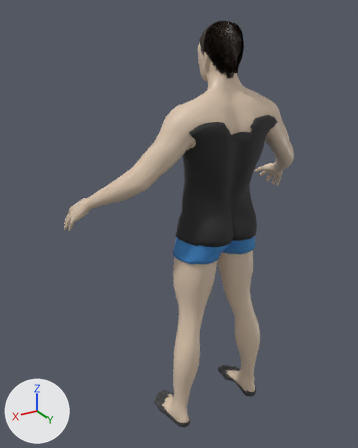
Two versions of the FBX model RexMagnum/Unity/Assets/RexMagnum/Characters/Guests/Dwayne.fbx, one commit apart.
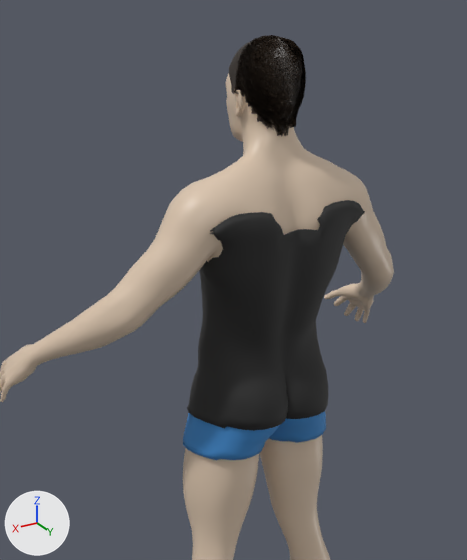
There are two pictures of each version: one whole from a 50 mm camera at (1.39, 1.89, 2.2) aimed at (0.1, -0.26, 1.13), one close up on the part from 19% to 94% of the width and 0% to 72% of the height. Arrows for +X, +Y and +Z are at lower left; the lights stay in place. The older version's two pictures come first.

Before the edit, the objects in view are built like this:
```python
me_base = bpy.data.meshes.new('base')
me_base.from_pydata(...)  # 13380 vertices, 13378 faces; spans x -0.7..0.7, y -0.47..0.11, z 0.0..2.15
me_base.materials.append(mat_dwayne_skin)  # beige #ddc7af
me_dwayne_bottom_001 = bpy.data.meshes.new('Dwayne_Bottom.001')
me_dwayne_bottom_001.from_pydata(...)  # 806 vertices, 808 faces; spans x -0.24..0.24, y -0.169..0.12, z 1.034..1.211
me_dwayne_bottom_001.materials.append(mat_dwayne_bottom)  # blue #3f89cb
me_dwayne_top_001 = bpy.data.meshes.new('Dwayne_Top.001')
me_dwayne_top_001.from_pydata(...)  # 2732 vertices, 2732 faces; spans x -0.251..0.251, y -0.195..0.127, z 1.141..1.774
me_dwayne_top_001.materials.append(mat_dwayne_top)  # black #272727
ob_dwayne = bpy.data.objects.new('Dwayne', me_base)
ob_dwayne.location = (0.0, 0.0, 0.0)
ob_dwayne_bottom = bpy.data.objects.new('Dwayne_Bottom', me_dwayne_bottom_001)
ob_dwayne_bottom.location = (0.0, 0.0, 0.0)
ob_dwayne_top = bpy.data.objects.new('Dwayne_Top', me_dwayne_top_001)
ob_dwayne_top.location = (0.0, 0.0, 0.0)
# also in view: 'Dwayne_Hair' at (0.0, -0.01, 2.04); 'Dwayne_HairCap' at (0.0, -0.05, 2.05)
```
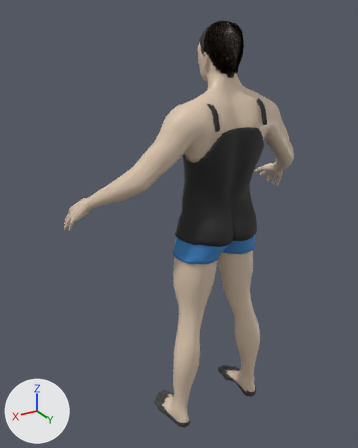
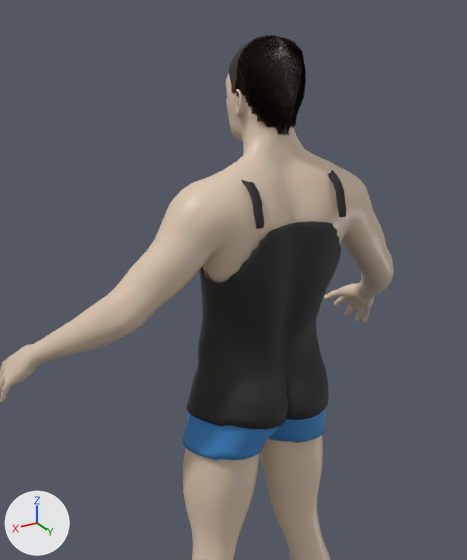
Where the change shows, as pixel boxes (x1, y1, x2, y2) in the close-ups (467 x 560 px; the box of a moved part takes in the faces that stretch with it):
'Dwayne_Top', reshaped (13% narrower, 9% shorter)
    before: (187, 200, 365, 431)
    after: (186, 221, 341, 430)
'Dwayne_Straps', added
    after: (241, 170, 346, 229)
part 1 of me_dwayne_top_001, cut back
    before: (199, 200, 365, 300)
    after: (199, 221, 341, 300)
part 2 of me_dwayne_top_001, moved or reshaped
    before: (187, 386, 328, 431)
    after: (186, 386, 329, 430)

The change, as a diff of the scene's bpy script:
```diff
--- a/RexMagnum/Unity/Assets/RexMagnum/Characters/Guests/Dwayne.fbx.py
+++ b/RexMagnum/Unity/Assets/RexMagnum/Characters/Guests/Dwayne.fbx.py
@@ me_dwayne_top_001 @@
 # used by ob_dwayne_top; location = (0.0, 0.0, 0.0)
-me_dwayne_top_001.from_pydata(...)  # 2732 vertices, 2732 faces; spans x -0.251..0.251, y -0.195..0.127, z 1.141..1.774
+me_dwayne_top_001.from_pydata(...)  # 2222 vertices, 2222 faces; spans x -0.222..0.222, y -0.195..0.127, z 1.13..1.712
+# me_dwayne_top_001 part 1: 155 vertices moved from x -0.2..0.2, y -0.188..0.121, z 1.527..1.721 to x -0.197..0.197, y -0.189..0.121, z 1.527..1.668; 625 vertices removed from x -0.251..0.251, y -0.177..0.124, z 1.547..1.774; 115 vertices added at x -0.196..0.196, y -0.181..0.122, z 1.551..1.712
+# me_dwayne_top_001 part 2: 150 vertices moved from x -0.222..0.222, y -0.162..0.123, z 1.141..1.184 to x -0.222..0.222, y -0.162..0.123, z 1.13..1.186
 me_dwayne_top_001.materials.append(mat_dwayne_top)
@@ me_dwayne_straps_001 @@
+me_dwayne_straps_001.from_pydata(...)  # 200 vertices, 196 faces; spans x -0.146..0.146, y -0.194..0.127, z 1.651..1.829
+me_dwayne_straps_001.materials.append(mat_dwayne_top)  # black #272727
@@ ob_dwayne_straps @@
+ob_dwayne_straps = bpy.data.objects.new('Dwayne_Straps', me_dwayne_straps_001)
+ob_dwayne_straps.location = (0.0, 0.0, 0.0)
```
